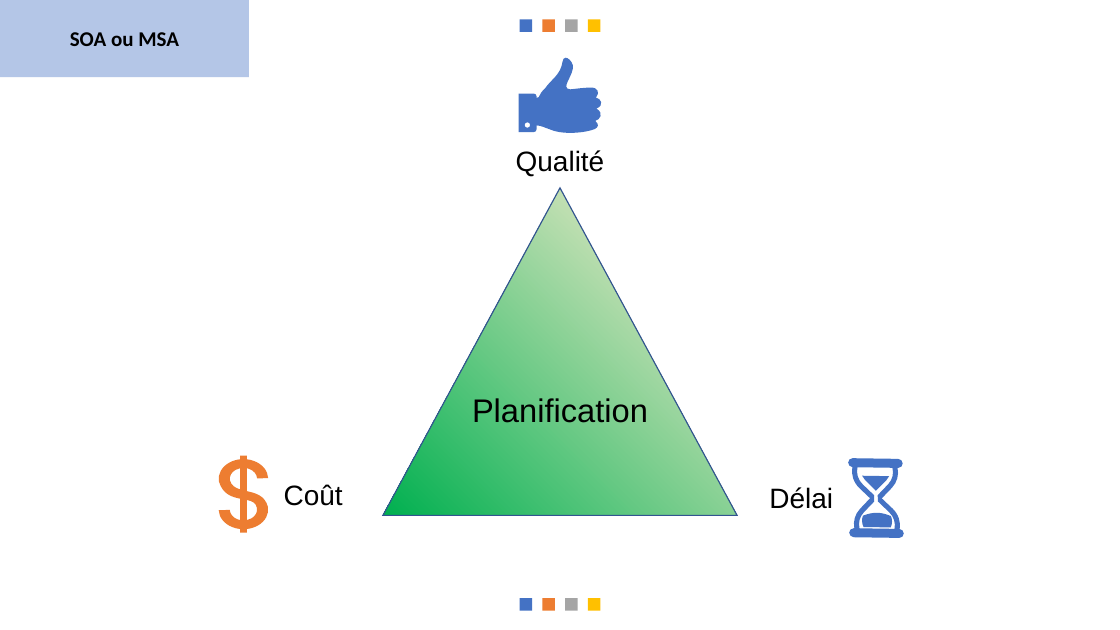
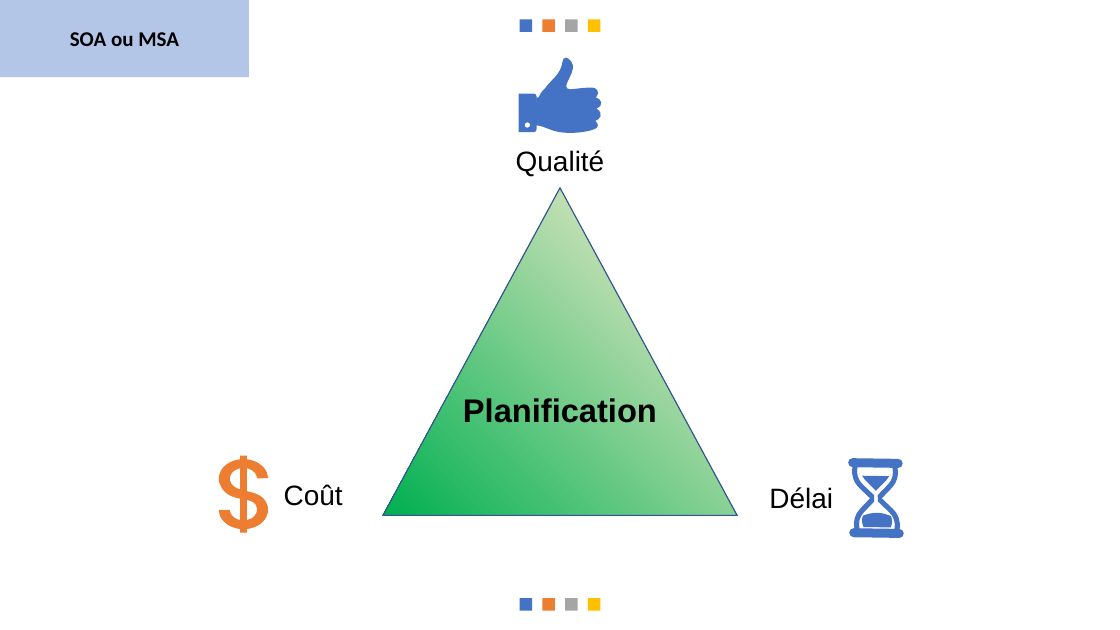
Before and after one commit to messaoudibrahim/Memoire, a slide deck: slide 13 of DIAPO/Présentation.pptx. Drawn at 1120x630 pixels with LibreOffice and Linux fonts; fonts in the diff are those of the drawing. Boxes give left, top, right and bottom in pixels: in the first picture for what was removed or moved away, otherwise in the second. Text is boxed around its words. In the diff, an @@ line names an element or a change of style, - is before the commit and + after.

```diff
--- a/DIAPO/Présentation.pptx
+++ b/DIAPO/Présentation.pptx
@@ text "Planification": place and size @@
-text "Planification" at [472,396,648,428]
+text "Planification" at [463,396,657,428]
@@ text "Planification" at [463,396,657,428]: bold on @@
```
Also in this commit, not shown: 5 other slides changed, 1 slide added, 1 slide removed, 2 other files.
